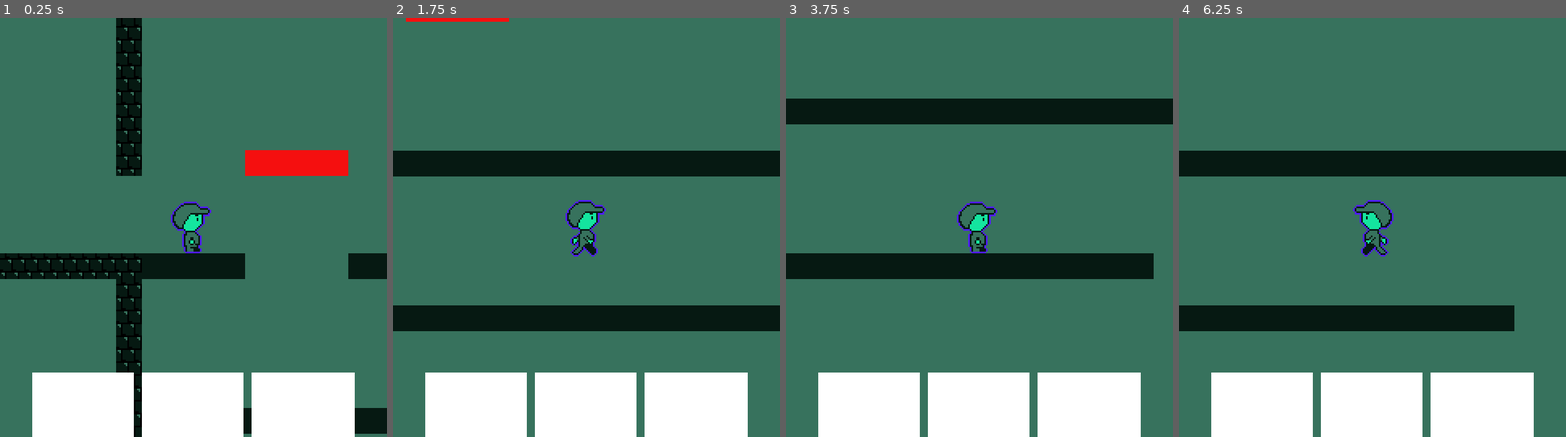
Above: before the commit, frames 1-4 (left to right).
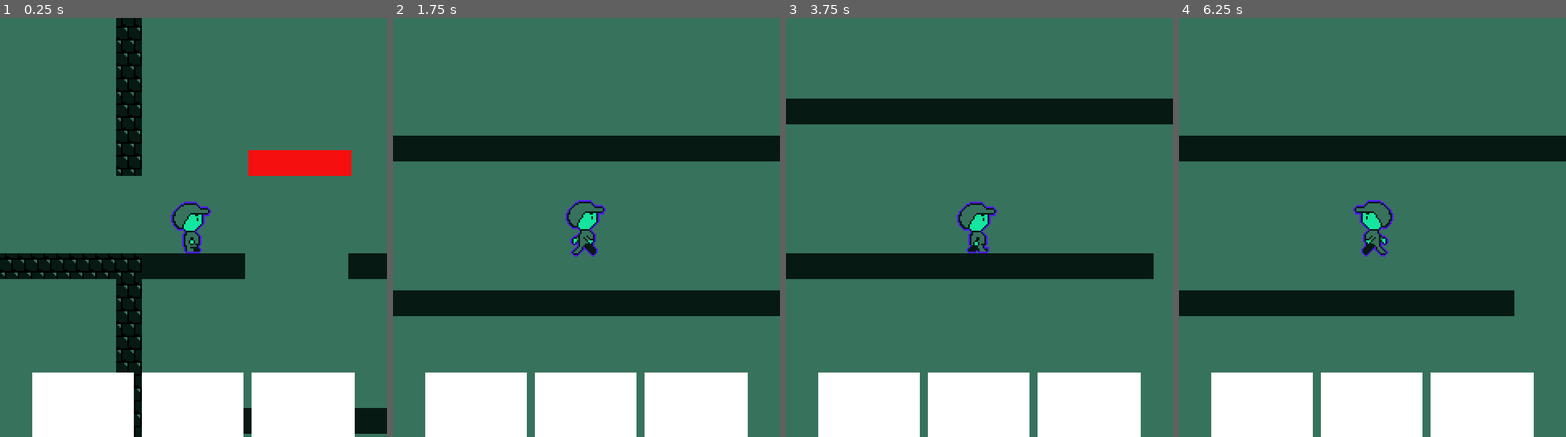
Above: after the commit, the same moments.

Repository: Hackerspace-IFUSP/LD49
Game: Godot game, scene res://Maps/Test.tscn
Two runs of this game, one before a commit and one after it. Both use one fixed random seed, a clock stepped at 60 frames per second and the inputs below.
Inputs:
- Up to frame 1 (0.25 s): no input
- Up to frame 2 (1.75 s): tap Enter at 0.5 s; hold D (move_right) from 0.53 s (still down); tap W (jump) at 0.77, 1.52 s
- Up to frame 3 (3.75 s): release D (move_right) at 2.03 s; hold A (move_left) 2.03-2.78 s; hold D (move_right) from 2.78 s (still down); tap W (jump) at 3.02 s
- Up to frame 4 (6.25 s): tap W (jump) at 3.77, 4.52, 6.02 s; release D (move_right) at 4.28 s; hold A (move_left) 4.28-5.03 s; hold D (move_right) 5.03-5.78 s; hold A (move_left) from 5.78 s (still down)

The runs differ from the first frame. In frame 1, 0.1% of the frame differs, in the area x 63-91%, y 31-38%; in frame 2, 15%, in the area x 0-100%, y 0-75%; in frame 3, less than 0.1%; in frame 4, 13%.

Commit message:
platforms fixed

Diff:
--- a/Maps/Test.tscn
+++ b/Maps/Test.tscn
@@ -59,33 +59,28 @@
 
 [node name="test" type="Node2D"]
 
+[node name="Platforms" type="Node2D" parent="."]
+
+[node name="Platform" parent="Platforms" instance=ExtResource( 3 )]
+position = Vector2( 368, -64 )
+
+[node name="Platform2" parent="Platforms" instance=ExtResource( 3 )]
+position = Vector2( 464, -96 )
+
+[node name="Platform3" parent="Platforms" instance=ExtResource( 3 )]
+position = Vector2( 528, -112 )
+
+[node name="Platform4" parent="Platforms" instance=ExtResource( 3 )]
+position = Vector2( 624, -128 )
+
+[node name="Platform5" parent="Platforms" instance=ExtResource( 3 )]
+position = Vector2( 720, -128 )
+
 [node name="Player" parent="." instance=ExtResource( 4 )]
 position = Vector2( 336, -16 )
 
 [node name="Camera2D" type="Camera2D" parent="Player"]
 current = true
-
-[node name="Platforms" type="Node2D" parent="."]
-
-[node name="Platform" parent="Platforms" instance=ExtResource( 3 )]
-position = Vector2( 368, -64 )
-unstable = true
-
-[node name="Platform2" parent="Platforms" instance=ExtResource( 3 )]
-position = Vector2( 464, -96 )
-unstable = true
-
-[node name="Platform3" parent="Platforms" instance=ExtResource( 3 )]
-position = Vector2( 528, -112 )
-unstable = true
-
-[node name="Platform4" parent="Platforms" instance=ExtResource( 3 )]
-position = Vector2( 624, -128 )
-unstable = true
-
-[node name="Platform5" parent="Platforms" instance=ExtResource( 3 )]
-position = Vector2( 720, -128 )
-unstable = true
 
 [node name="TileMap" type="TileMap" parent="."]
 tile_set = SubResource( 2 )
--- a/Scenes/Platform.tscn
+++ b/Scenes/Platform.tscn
@@ -6,14 +6,29 @@
 extents = Vector2( 32, 8 )
 
 [sub_resource type="RectangleShape2D" id=2]
-extents = Vector2( 32, 40 )
+extents = Vector2( 32, 8 )
+
+[sub_resource type="Animation" id=3]
+resource_name = "wiggling"
+length = 0.4
+loop = true
+tracks/0/type = "value"
+tracks/0/path = NodePath("ColorRect:rect_position")
+tracks/0/interp = 1
+tracks/0/loop_wrap = true
+tracks/0/imported = false
+tracks/0/enabled = true
+tracks/0/keys = {
+"times": PoolRealArray( 0, 0.1, 0.3, 0.4 ),
+"transitions": PoolRealArray( 1, 1, 1, 1 ),
+"update": 0,
+"values": [ Vector2( 0, 0 ), Vector2( 2, 0 ), Vector2( -2, 0 ), Vector2( 0, 0 ) ]
+}
 
 [node name="Platform" type="RigidBody2D"]
-position = Vector2( 0.862042, 0 )
 mode = 1
-contacts_reported = 1
-contact_monitor = true
 script = ExtResource( 1 )
+unstable = true
 
 [node name="Collider" type="CollisionShape2D" parent="."]
 position = Vector2( 32, 8 )
@@ -21,7 +36,8 @@
 disabled = true
 
 [node name="ColorRect" type="ColorRect" parent="."]
-margin_right = 64.0
+margin_left = 1.92004
+margin_right = 65.9187
 margin_bottom = 16.0
 color = Color( 0.964706, 0.0627451, 0.0627451, 1 )
 __meta__ = {
@@ -31,5 +47,14 @@
 [node name="Area2D" type="Area2D" parent="."]
 
 [node name="Shape" type="CollisionShape2D" parent="Area2D"]
-position = Vector2( 32, 8 )
+position = Vector2( 32, -24 )
 shape = SubResource( 2 )
+
+[node name="Timer" type="Timer" parent="."]
+wait_time = 2.0
+one_shot = true
+
+[node name="AnimationPlayer" type="AnimationPlayer" parent="."]
+anims/wiggling = SubResource( 3 )
+
+[connection signal="timeout" from="Timer" to="." method="_on_Timer_timeout"]
--- a/Scripts/Platform.gd
+++ b/Scripts/Platform.gd
@@ -10,16 +10,22 @@
 
 func _physics_process(delta):
 
+	$Collider.disabled = true
 	var bodies = $Area2D.get_overlapping_bodies()
 	if bodies:
 		if bodies[0].name == 'Player':
-			$Collider.disabled = bodies[0].global_position.y > self.global_position.y - 16
-			if self.unstable:
-				self.collapse()
-		else:
-			$Collider.disabled = true
+			$Collider.disabled = false
+			if self.unstable and $Timer.is_stopped(): self.collapse()
 
 	pass
 
 func collapse():
+	$Timer.start()
+	$Collider.disabled = false
+	$AnimationPlayer.play("wiggling")
 	pass
+
+
+func _on_Timer_timeout():
+	self.mode = RigidBody2D.MODE_RIGID
+	pass
--- a/Scripts/Player.gd
+++ b/Scripts/Player.gd
@@ -3,7 +3,7 @@
 
 const GRAVITY = 2000
 const MAXSPEED = 200
-const JUMPFORCE = 600
+const JUMPFORCE = 800
 
 var motion = Vector2()
 
Not shown: 1 places in Scenes/Platform.tscn that only renumber resources
